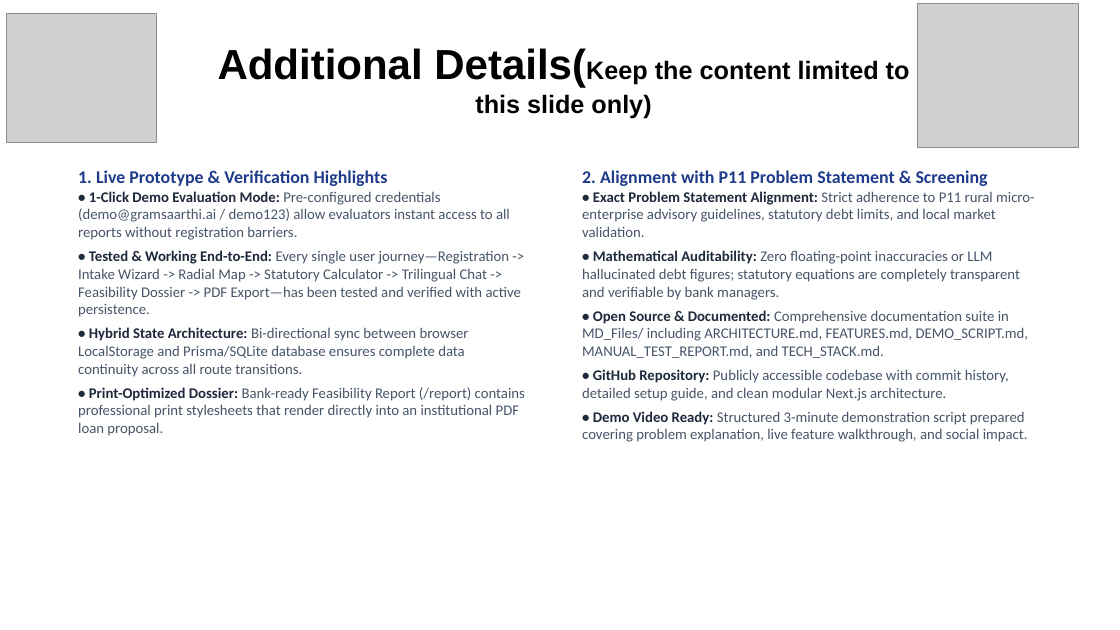
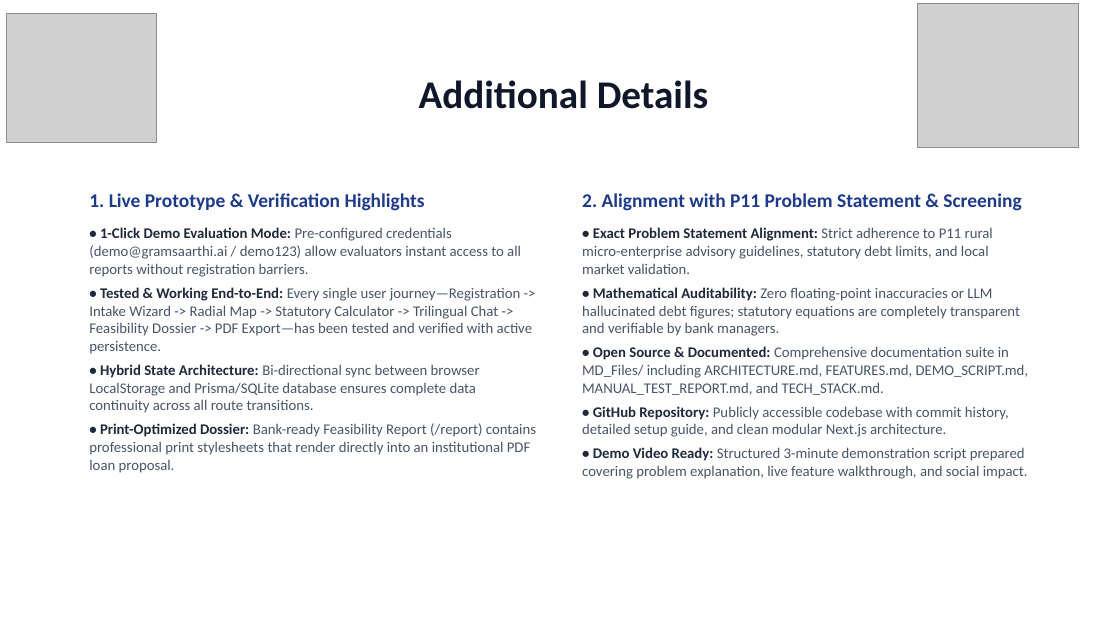
Before and after one commit to ChiragVasava/gramsaarthi-ai, a slide deck: slide 6 of MD_Files/GramSaarthi_AI_Hackathon_Presentation.pptx. Drawn at 1120x630 pixels with LibreOffice and Linux fonts; fonts in the diff are those of the drawing; grey boxes stand for pictures. Boxes give left, top, right and bottom in pixels: in the first picture for what was removed or moved away, otherwise in the second. Text is boxed around its words. In the diff, an @@ line names an element or a change of style, - is before the commit and + after.

Commit message:
fix(ppt): polish slide layout, fix bullet indentation, clean architecture diagram, and update slide headings

```diff
--- a/MD_Files/GramSaarthi_AI_Hackathon_Presentation.pptx
+++ b/MD_Files/GramSaarthi_AI_Hackathon_Presentation.pptx
@@ title at (419, 80, 708, 109): text changed; size 16.2 to 25.2 pt; font Arial to Calibri; text colour #000000 to #0F172A @@
-Additional Details(Keep the content limited to
-this slide only)
+Additional Details
@@ text "1. Live Prototype & Verification ...": place and size @@
-text "1. Live Prototype & Verification ..." at (78, 170, 525, 436)
+text "1. Live Prototype & Verification ..." at (89, 193, 536, 473)
@@ text "2. Alignment with P11 Problem ...": place and size @@
-text "2. Alignment with P11 Problem ..." at (582, 170, 1028, 442)
+text "2. Alignment with P11 Problem ..." at (582, 193, 1028, 479)
@@ text at (89, 193, 425, 211): size 11.5 to 12.5 pt in "1. Live Prototype & Verification Highlights"; more space between paragraphs @@
@@ text at (582, 193, 1021, 211): size 11.5 to 12.5 pt in "2. Alignment with P11 Problem Statement & ..."; more space between paragraphs @@
```
Also in this commit, not shown: 5 other slides changed, 2 other files.
